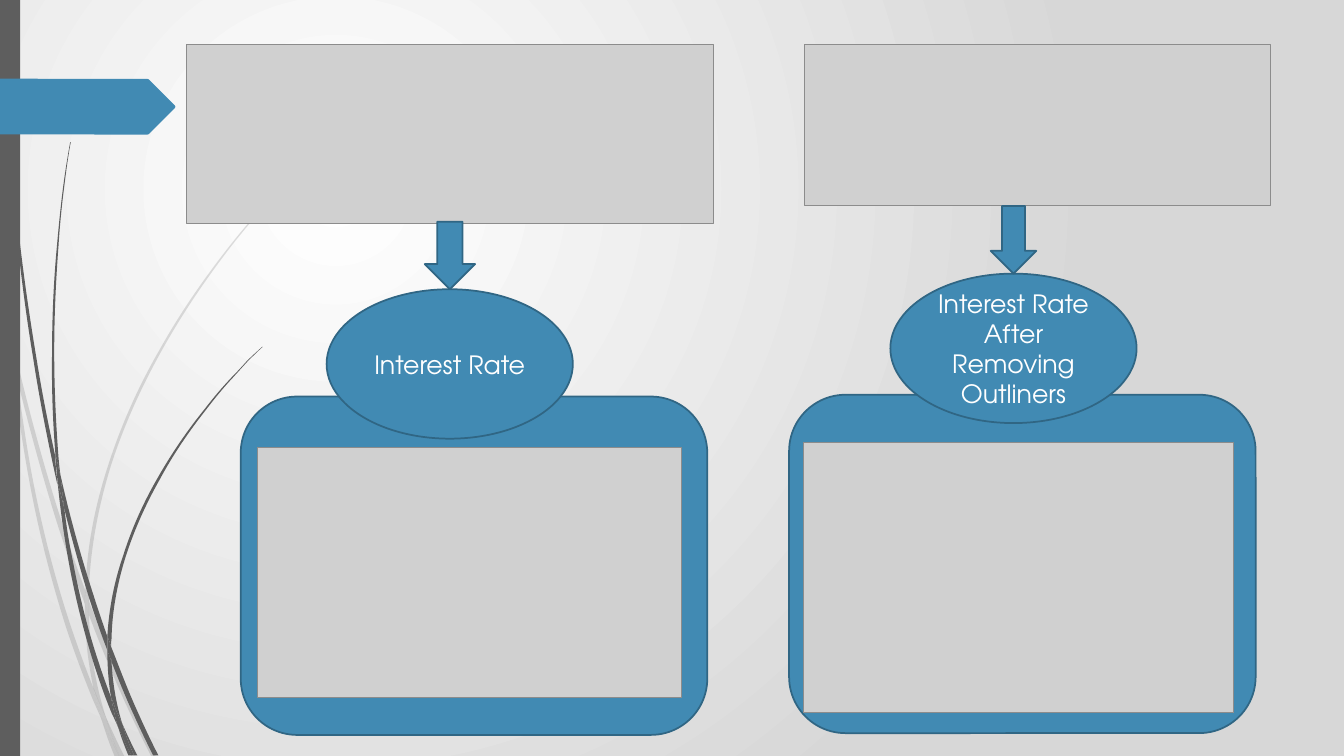
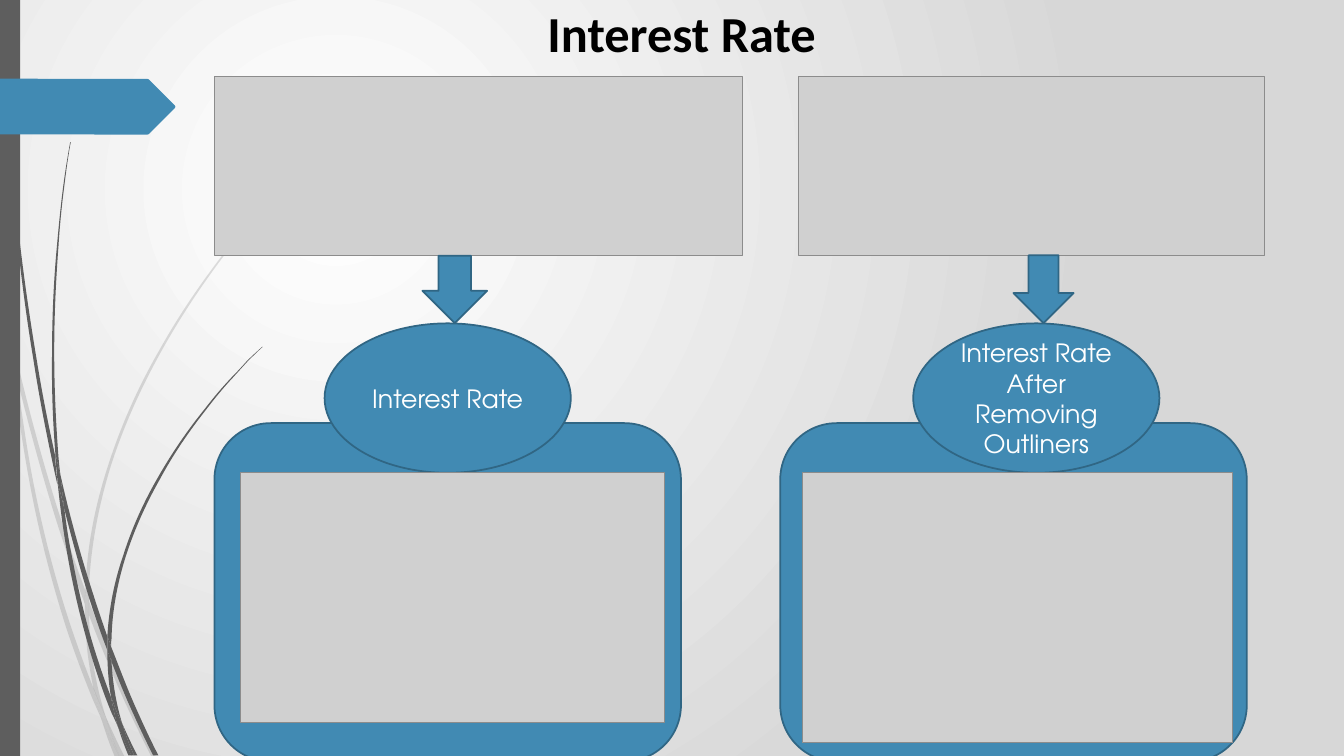
Before and after one commit to RavishankarDuMCA10/LendingClubCaseStudy, a slide deck: slide 13 of Case_Study.pptx. Drawn at 1344x756 pixels with LibreOffice and Linux fonts; fonts in the diff are those of the drawing; grey boxes stand for pictures. Boxes give left, top, right and bottom in pixels: in the first picture for what was removed or moved away, otherwise in the second. Text is boxed around its words. In the diff, an @@ line names an element or a change of style, - is before the commit and + after.

```diff
--- a/Case_Study.pptx
+++ b/Case_Study.pptx
@@ text added at (x1=547, y1=19, x2=816, y2=53), 36 pt, text #000000, bold @@
+Interest Rate
@@ picture moved from (x1=187, y1=44, x2=715, y2=223) to (x1=215, y1=77, x2=743, y2=255) @@
@@ picture resized from (x1=805, y1=44, x2=1271, y2=206) to (x1=799, y1=77, x2=1265, y2=255) @@
@@ down arrow resized from (x1=424, y1=222, x2=475, y2=289) to (x1=422, y1=256, x2=487, y2=324) @@
@@ down arrow resized from (x1=991, y1=206, x2=1036, y2=273) to (x1=1013, y1=255, x2=1074, y2=323) @@
@@ ellipse "Interest Rate" moved from (x1=327, y1=289, x2=573, y2=439) to (x1=325, y1=324, x2=571, y2=473) @@
@@ ellipse "Interest Rate After Removing Outliners" moved from (x1=890, y1=273, x2=1136, y2=422) to (x1=913, y1=324, x2=1159, y2=473) @@
@@ rounded rectangle resized from (x1=241, y1=396, x2=708, y2=735) to (x1=215, y1=423, x2=682, y2=756) @@
@@ rounded rectangle resized from (x1=789, y1=395, x2=1256, y2=734) to (x1=780, y1=423, x2=1247, y2=756) @@
@@ picture moved from (x1=258, y1=448, x2=682, y2=698) to (x1=241, y1=473, x2=664, y2=723) @@
@@ picture moved from (x1=804, y1=443, x2=1234, y2=713) to (x1=803, y1=473, x2=1233, y2=743) @@
```
Also in this commit, not shown: 6 other slides changed, 30 slides added.
